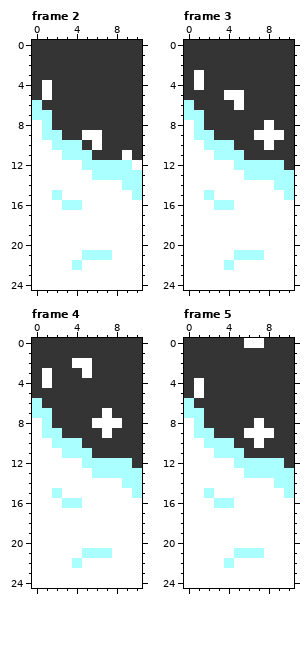
One commit to this pixel-art file: Source/images/ega/refactored/Snow_R.ase. Above is the file before it was changed.
11x25 pixels, 6 frames. Shown: frame 2, frame 3, frame 4, frame 5. The commit also changed other frames, which this record leaves out.
And afterwards:
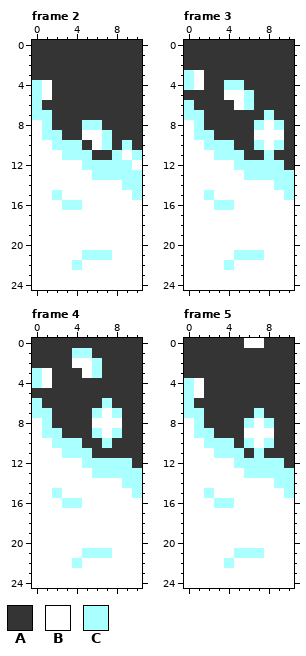
Palette (. is transparent): A #343434  B #ffffff  C #aaffff
Diff:
Frame 2, layer "Layer 1":
Colour C replaces colour A in rows 4 to 5 at x 0; in row 8 at x 5 to 6; in row 9 at x 7; in row 10 at x 7 and 9; in row 11 at x 8 and 10.
Frame 3, layer "Layer 1":
Colour C replaces colour A in row 3 at x 0; in row 4 at x 0 and 4 to 5; in rows 5 to 6 at x 6; in row 7 at x 8; in row 8 at x 7 and 9; in row 10 at x 7 and 9.
Colour C replaces colour A in row 11 at x 8.
Frame 4, layer "Layer 1":
Colour C replaces colour A in row 1 at x 4 to 5; in row 2 at x 6; in row 3 at x 0 and 6; in row 4 at x 0; in row 6 at x 7; in row 7 at x 6 and 8.
Colour C replaces colour A in row 9 at x 6 and 8; in row 10 at x 7.
Frame 5, layer "Layer 1":
Colour C replaces colour A in rows 4 to 5 at x 0; in row 7 at x 7; in row 8 at x 6 and 8; in row 10 at x 6 and 8; in row 11 at x 7.
Changed places in both pictures, as pixel boxes (x1, y1, x2, y2):
changed: (32, 80, 142, 160)
changed: (184, 70, 284, 160)
changed: (32, 348, 122, 448)
changed: (184, 378, 194, 398)
changed: (244, 408, 274, 458)
